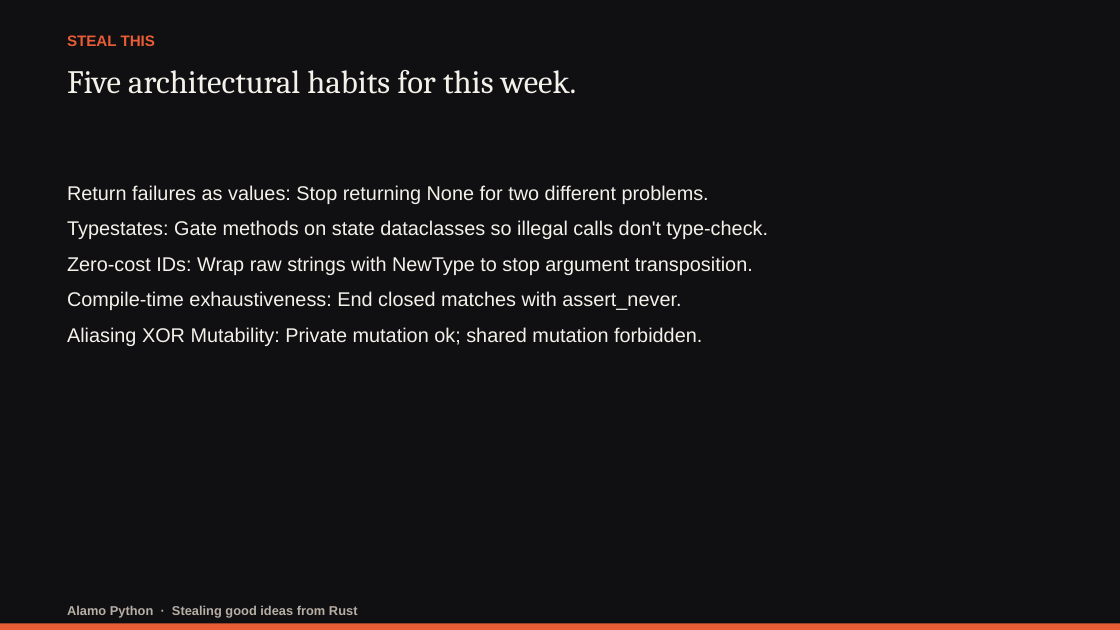
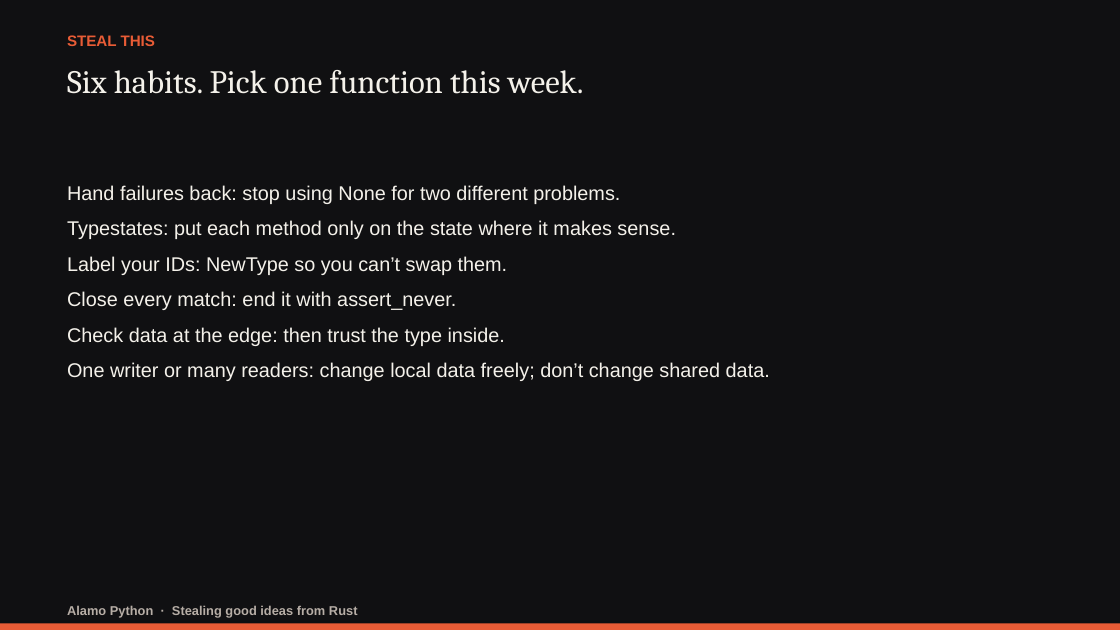
Before and after one commit to darwing1210/thinking-in-rust-writing-in-python, a slide deck: slide 33 of presentation/stealing-good-ideas-from-rust.pptx (slide 22 before the commit). Drawn at 1120x630 pixels with LibreOffice and Linux fonts; fonts in the diff are those of the drawing. Boxes give left, top, right and bottom in pixels: in the first picture for what was removed or moved away, otherwise in the second. Text is boxed around its words. In the diff, an @@ line names an element or a change of style, - is before the commit and + after.

```diff
--- a/presentation/stealing-good-ideas-from-rust.pptx
+++ b/presentation/stealing-good-ideas-from-rust.pptx
@@ text at (67,70,584,94): text changed @@
-Five architectural habits for this week.
+Six habits. Pick one function this week.
@@ text at (67,185,770,381): text changed @@
-Return failures as values: Stop returning None for two different problems.
-Typestates: Gate methods on state dataclasses so illegal calls don't type-check.
-Zero-cost IDs: Wrap raw strings with NewType to stop argument transposition.
-Compile-time exhaustiveness: End closed matches with assert_never.
-Aliasing XOR Mutability: Private mutation ok; shared mutation forbidden.
+Hand failures back: stop using None for two different problems.
+Typestates: put each method only on the state where it makes sense.
+Label your IDs: NewType so you can’t swap them.
+Close every match: end it with assert_never.
+Check data at the edge: then trust the type inside.
+One writer or many readers: change local data freely; don’t change shared data.
```
Also in this commit, not shown: 6 other slides changed, 12 slides added, 1 slide removed, 18 other files.
